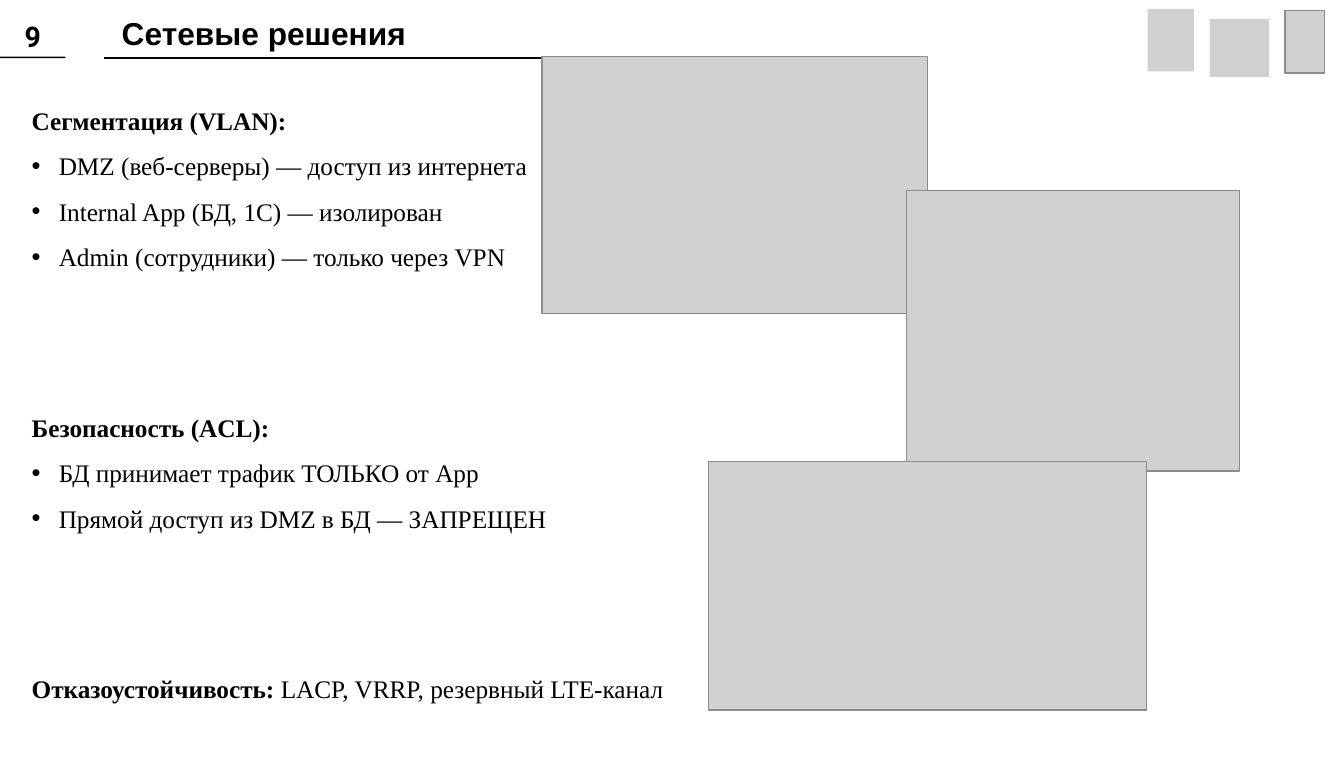
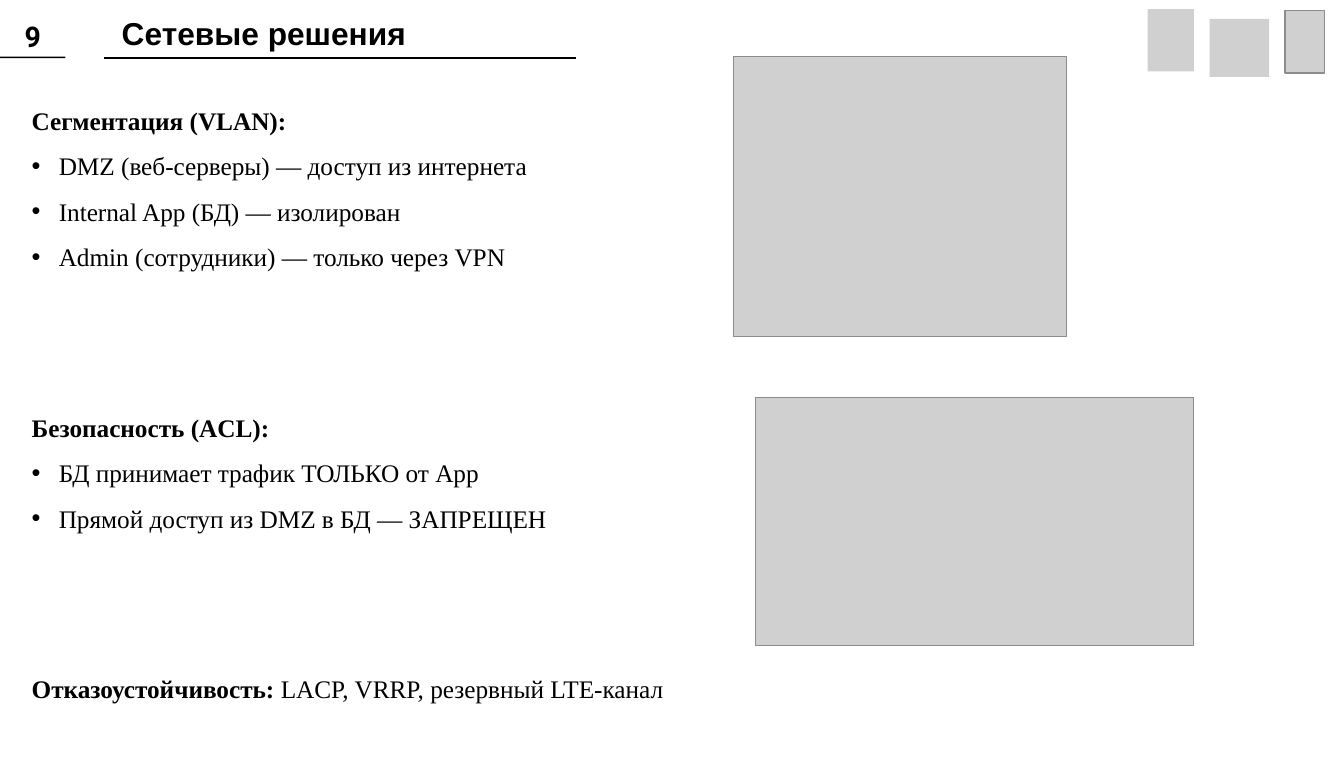
Before and after one commit to DucklingGamer/BelovChesnocovKorolev, a slide deck: slide 9 of Шаблон презентации ИС-235 УП.pptx. Drawn at 1344x758 pixels with LibreOffice and Linux fonts; fonts in the diff are those of the drawing; grey boxes stand for pictures; background and template pictures are left out. Boxes give left, top, right and bottom in pixels: in the first picture for what was removed or moved away, otherwise in the second. Text is boxed around its words. In the diff, an @@ line names an element or a change of style, - is before the commit and + after.

Commit message:
ВЫЛОЖИТЬ

```diff
--- a/Шаблон презентации ИС-235 УП.pptx
+++ b/Шаблон презентации ИС-235 УП.pptx
@@ picture removed at (x1=542, y1=57, x2=927, y2=314) @@
@@ picture moved from (x1=906, y1=191, x2=1238, y2=471) to (x1=733, y1=57, x2=1065, y2=337) @@
@@ text at (x1=59, y1=203, x2=400, y2=227): text changed @@
-• Internal App (БД, 1С) — изолирован
+• Internal App (БД) — изолирован
@@ picture moved from (x1=709, y1=462, x2=1147, y2=710) to (x1=756, y1=397, x2=1194, y2=645) @@
```
